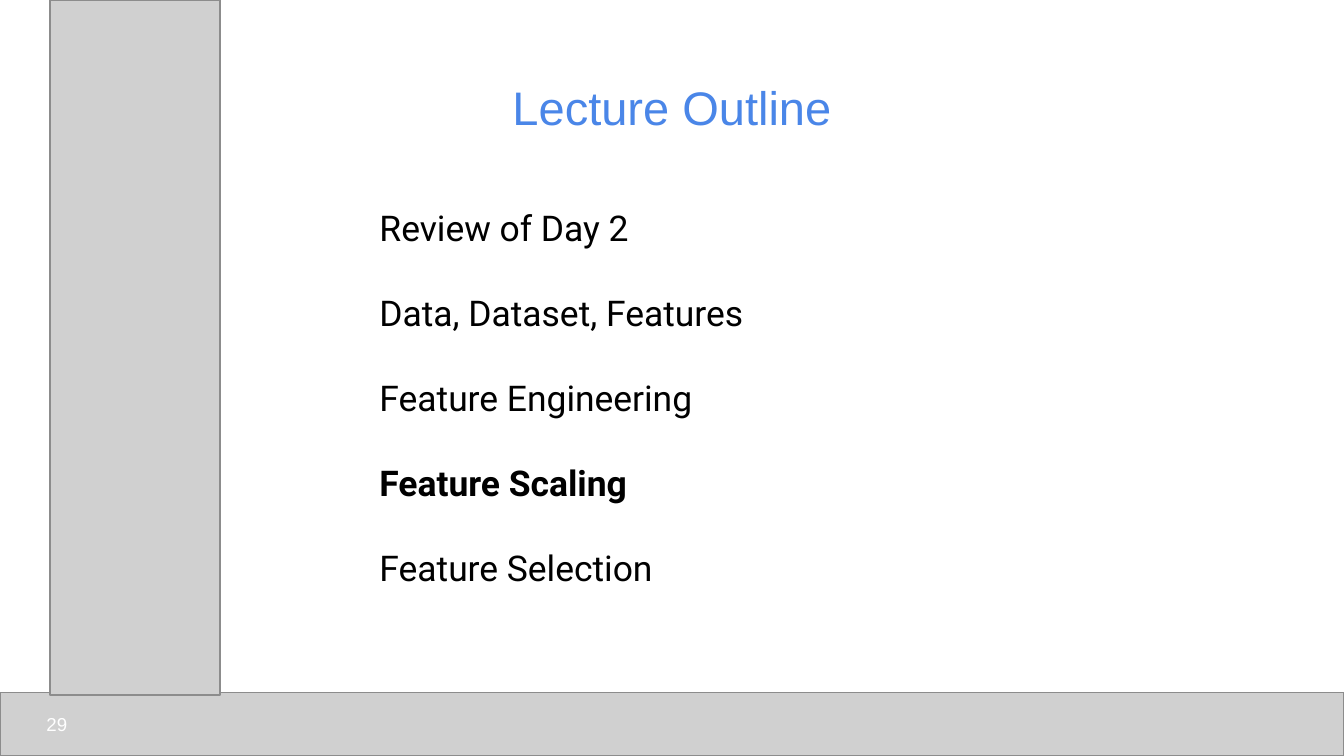
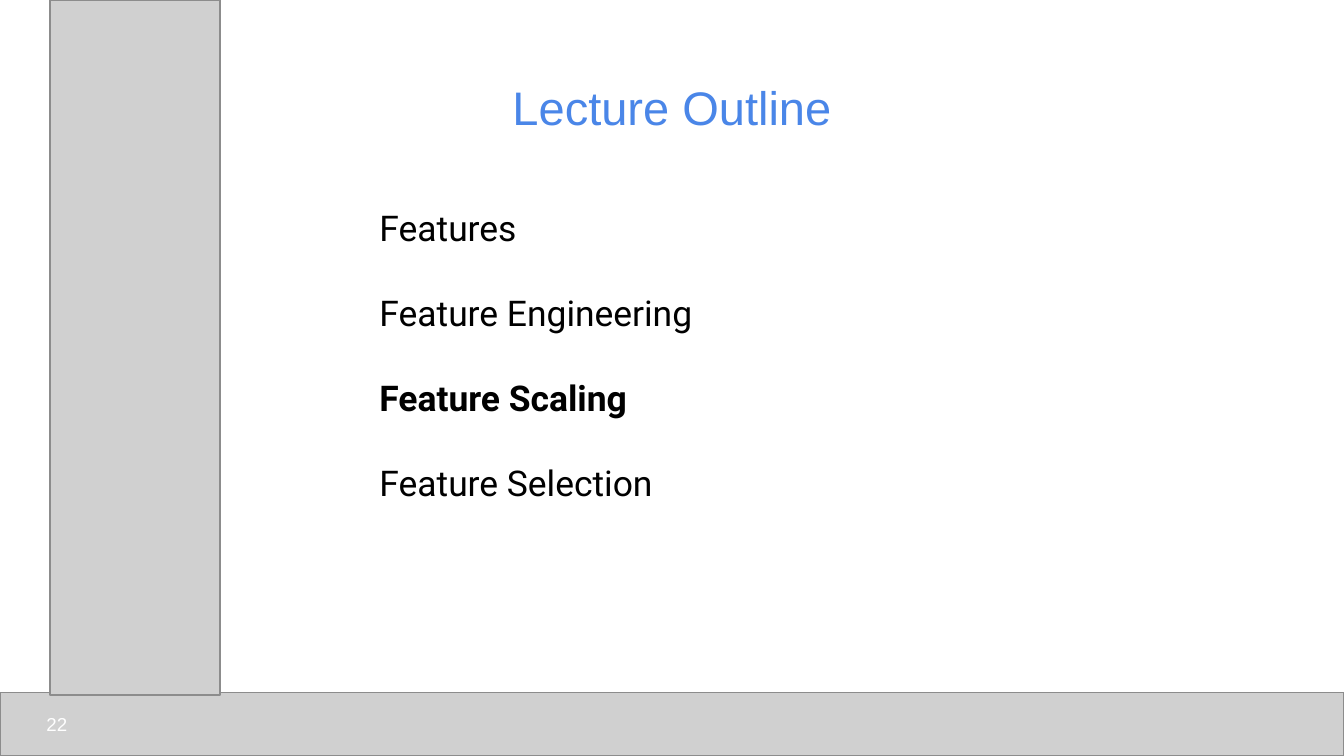
Before and after one commit to udel-cbcb/NIGMS-Sandbox-UD, a slide deck: slide 22 of Submodule_3/Lectures/Submodule_3_Lecture_2_Feature_Engineering_Scaling_Selection.pptx (slide 29 before the commit). Drawn at 1344x756 pixels with LibreOffice and Linux fonts; fonts in the diff are those of the drawing; grey boxes stand for pictures. Boxes give left, top, right and bottom in pixels: in the first picture for what was removed or moved away, otherwise in the second. Text is boxed around its words. In the diff, an @@ line names an element or a change of style, - is before the commit and + after.

```diff
--- a/Submodule_3/Lectures/Submodule_3_Lecture_2_Feature_Engineering_Scaling_Selection.pptx
+++ b/Submodule_3/Lectures/Submodule_3_Lecture_2_Feature_Engineering_Scaling_Selection.pptx
@@ text at bbox=[379, 215, 516, 242]: text changed @@
-Review of Day 2
-Data, Dataset, Features
+Features
@@ page number at bbox=[46, 718, 67, 731]: text changed @@
-29
+22
```
Also in this commit, not shown: 4 other slides changed, 8 slides removed.
